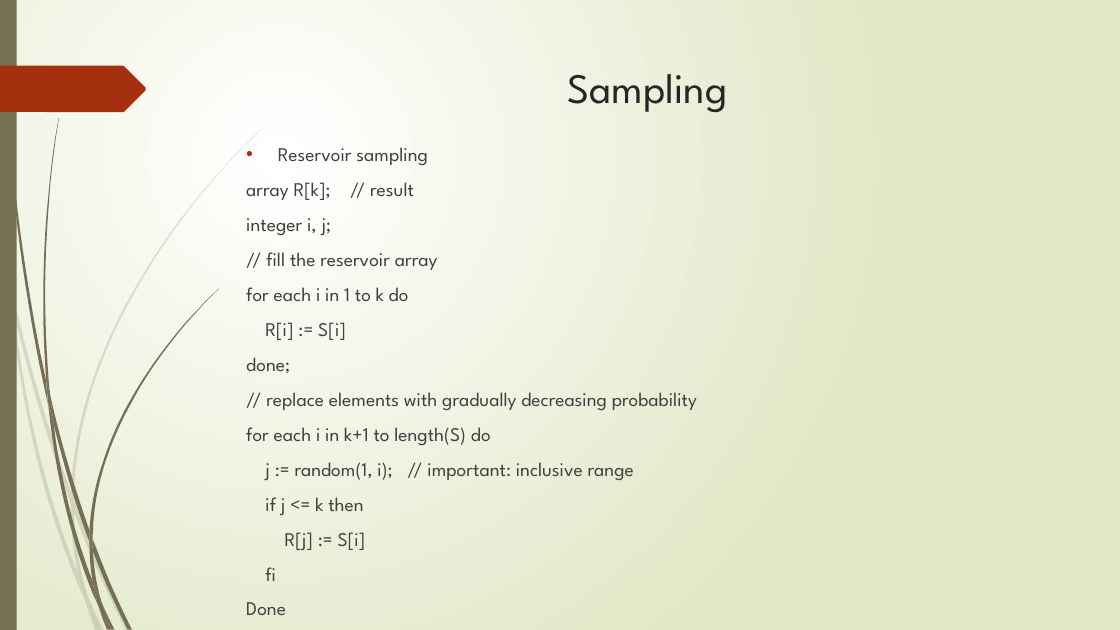
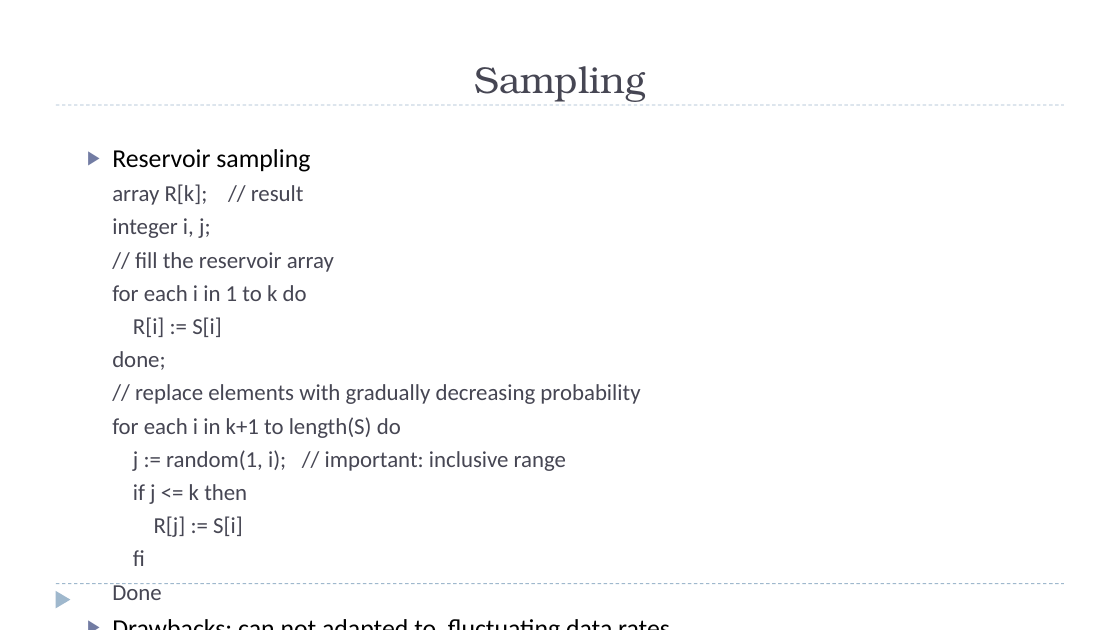
Before and after one commit to zixiaojindao/time-series-survey, a slide deck: slide 4 of slide/data stream mining.pptx. Drawn at 1120x630 pixels with LibreOffice and Linux fonts; fonts in the diff are those of the drawing. Boxes give left, top, right and bottom in pixels: in the first picture for what was removed or moved away, otherwise in the second. Text is boxed around its words. In the diff, an @@ line names an element or a change of style, - is before the commit and + after.

```diff
--- a/slide/data stream mining.pptx
+++ b/slide/data stream mining.pptx
@@ background gradient #FFFFFF to #DFE8C4 to #FFFFFF @@
@@ rectangle removed at (x1=0, y1=0, x2=17, y2=630) @@
@@ title "Sampling" moved from (x1=568, y1=74, x2=728, y2=113) to (x1=474, y1=66, x2=645, y2=102) @@
@@ title "Sampling" at (x1=474, y1=66, x2=645, y2=102): size 36 to 32 pt, font League Spartan to TeX Gyre Bonum, text colour #262626 to #464653; vertical alignment top to bottom @@
@@ freeform shape removed at (x1=0, y1=66, x2=146, y2=112) @@
@@ line added from (56, 105) to (1065, 105), #9FB8CD 0.75 pt dashed @@
@@ text "Reservoir sampling" moved from (x1=246, y1=147, x2=697, y2=581) to (x1=112, y1=149, x2=640, y2=600) @@
@@ text "Reservoir sampling" at (x1=112, y1=149, x2=640, y2=600): size 16.6 to 22.1 pt, text colour #404040 to #000000 in "Reservoir sampling", "Drawbacks: can not adapted to fluctuating data ..."; font League Spartan to Calibri; size 16.6 to 19.6 pt, text colour #404040 to #464653 in "array R[k]; // result", "integer i, j;", "// fill the reservoir array", "for each i in 1 to k ..." and 9 more places; bullet • to ▶; less space between paragraphs; bullet colour #A53010 to #727CA3; list level 1 to 2 in "array R[k]; // result"; list level 1 to 2 in "integer i, j;"; list level 1 to 2 in "// fill the reservoir array"; list level 1 to 2 in "for each i in 1 ..."; list level 1 to 2 in "R[i] := S[i]"; list level 1 to 2 in "done;"; list level 1 to 2 in "// replace elements with gradually ..."; list level 1 to 2 in "for each i in k+1 ..."; list level 1 to 2 in "j := random(1, i); // ..."; list level 1 to 2 in "if j <= k then"; list level 1 to 2 in "R[j] := S[i]"; list level 1 to 2 in "fi"; list level 1 to 2 in "Done" @@
@@ line added from (56, 584) to (1065, 584), #9FB8CD 0.75 pt dashed @@
@@ triangle added at (x1=56, y1=591, x2=71, y2=609), fill #9FB8CD @@
@@ group removed at (x1=0, y1=129, x2=262, y2=630): 10 freeform shapes @@
@@ group removed at (x1=3, y1=0, x2=218, y2=630): 12 freeform shapes @@
```
Also in this commit, not shown: 12 other slides changed, 2 other files.
